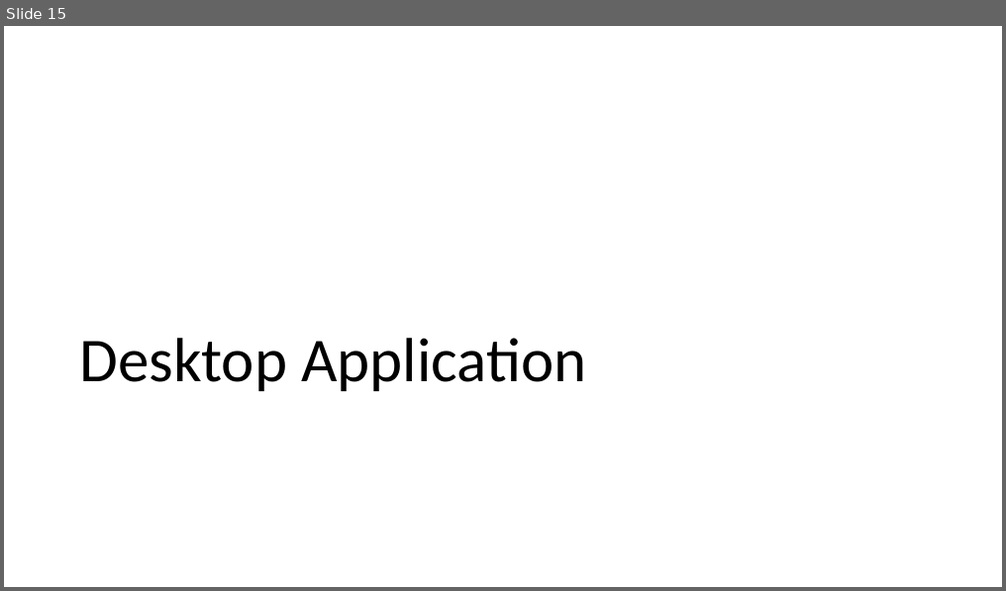
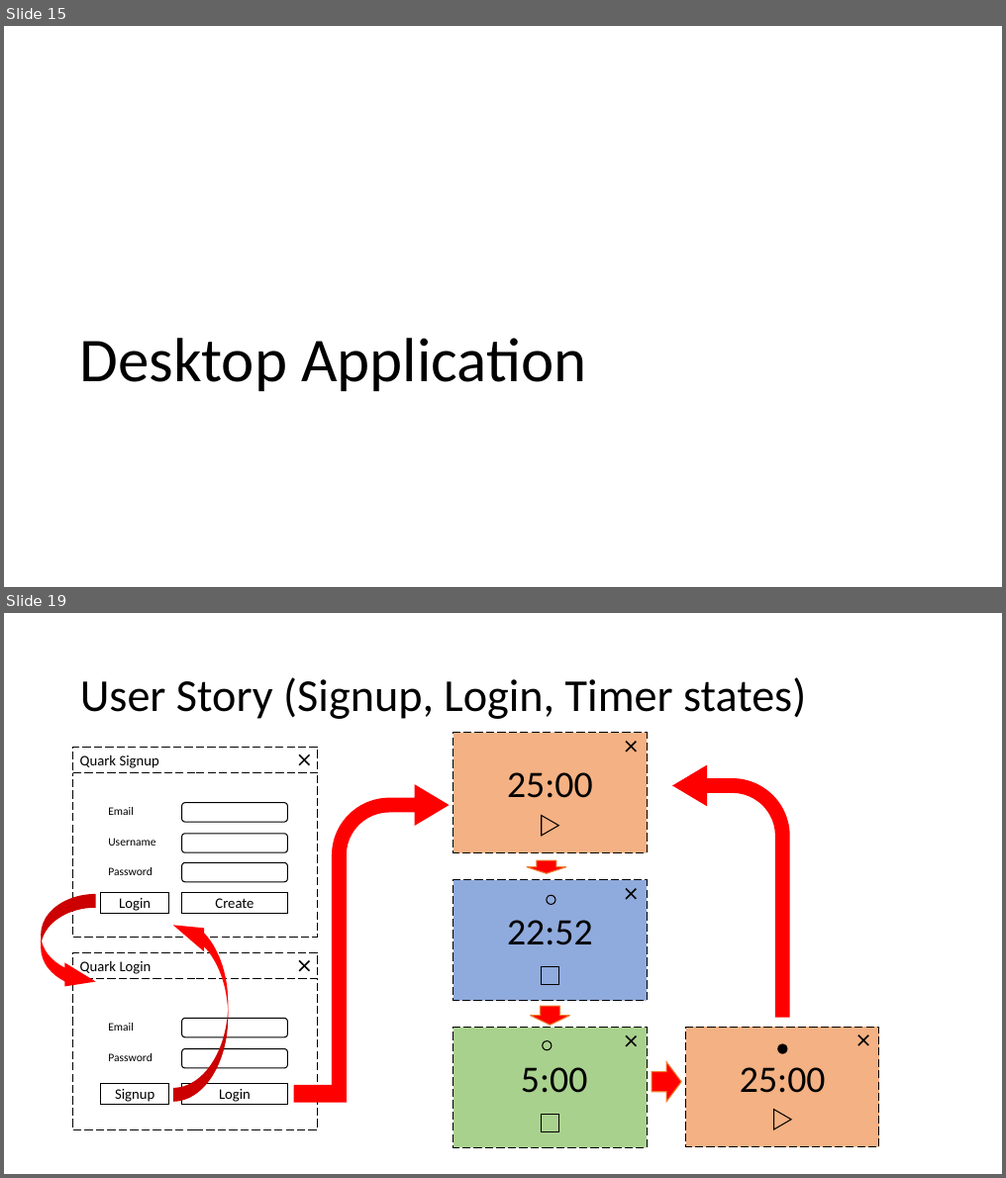
Before and after one commit to JazerBarclay/ci536-group-project, a slide deck: documentation/Quark Wireframes and User Stories.pptx. Shown one above the other, each under a label of ours: slide 15 before the commit, slides 15 and 19 after it; the slides between them are not shown. The pictures are 1006x591 and 1006x1178 pixels, drawn with LibreOffice and Linux fonts; fonts in the diff are those of the drawing. Boxes give left, top, right and bottom in pixels: in the first picture for what was removed or moved away, otherwise in the second. Text is boxed around its words. In the diff, an @@ line names an element or a change of style, - is before the commit and + after.

Commit message:
Finished designs and user stories

```diff
--- a/documentation/Quark Wireframes and User Stories.pptx
+++ b/documentation/Quark Wireframes and User Stories.pptx
@@ slide 19 added at <box>4,613,1002,1174</box>, background #FFFFFF @@
@@ title added at <box>80,677,806,719</box>, 44 pt, text #000000 @@
+User Story (Signup, Login, Timer states)
@@ bent arrow added at <box>332,784,450,1090</box>, fill #FF0000 @@
@@ bent arrow added at <box>672,765,790,1017</box>, fill #FF0000 @@
@@ group added at <box>453,733,647,854</box>: 2 lines, 1 rectangle, 1 text, 1 triangle @@
+25:00
@@ group added at <box>73,747,318,937</box>: 4 rectangles, 3 texts, 3 rounded rectangles, 2 lines @@
+Email
+Create
+Login
+Username
+Quark Signup
+Password
@@ right arrow added at <box>527,861,566,873</box>, fill #FF0000, outline #ED7D31 1 pt @@
@@ curved right arrow added at <box>41,894,95,994</box>, fill #FF0000 @@
@@ group added at <box>453,880,647,1001</box>: 2 rectangles, 2 lines, 1 text, 1 ellipse @@
+22:52
@@ curved right arrow added at <box>173,913,228,1102</box>, fill #FF0000 @@
@@ group added at <box>73,953,318,1130</box>: 4 rectangles, 2 texts, 2 rounded rectangles, 2 lines @@
+Email
+Login
+Signup
+Password
+Quark Login
@@ right arrow added at <box>531,1006,570,1025</box>, fill #FF0000, outline #ED7D31 1 pt @@
@@ group added at <box>453,1028,647,1149</box>: 2 rectangles, 2 lines, 1 text, 1 ellipse @@
+5:00
@@ group added at <box>686,1027,879,1148</box>: 2 lines, 1 rectangle, 1 text, 1 triangle, 1 ellipse @@
+25:00
@@ rectangle added at <box>294,1085,347,1103</box>, fill #FF0000 @@
@@ right arrow added at <box>651,1062,681,1102</box>, fill #FF0000, outline #ED7D31 1 pt @@
```
Also in this commit, not shown: 5 slides changed, 2 other slides added, 2 slides removed.
